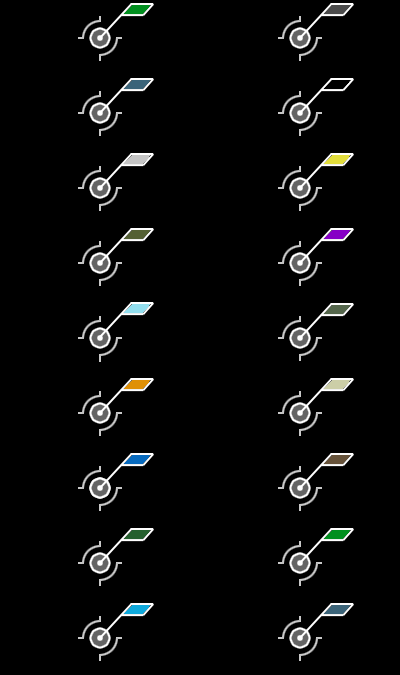
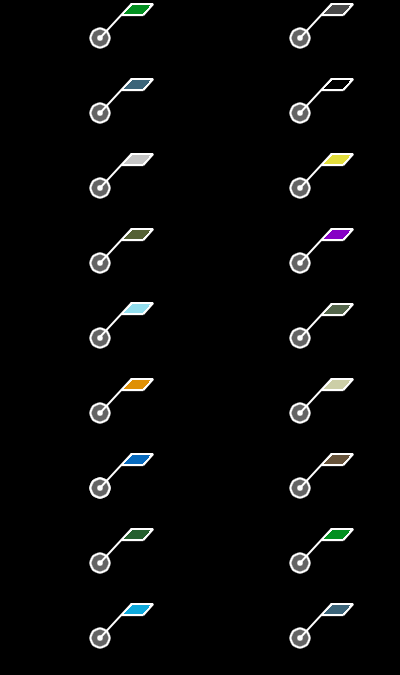
Revision of a layered w=400, h=675 image; what changed, layer by layer:
added layer "Layer 4" above "Detected Type Flag" over [123, 5, 351, 615]
painted on "Detected Type Flag" over [124, 5, 351, 614]
hid "Detected Ring" over [78, 16, 322, 661]
